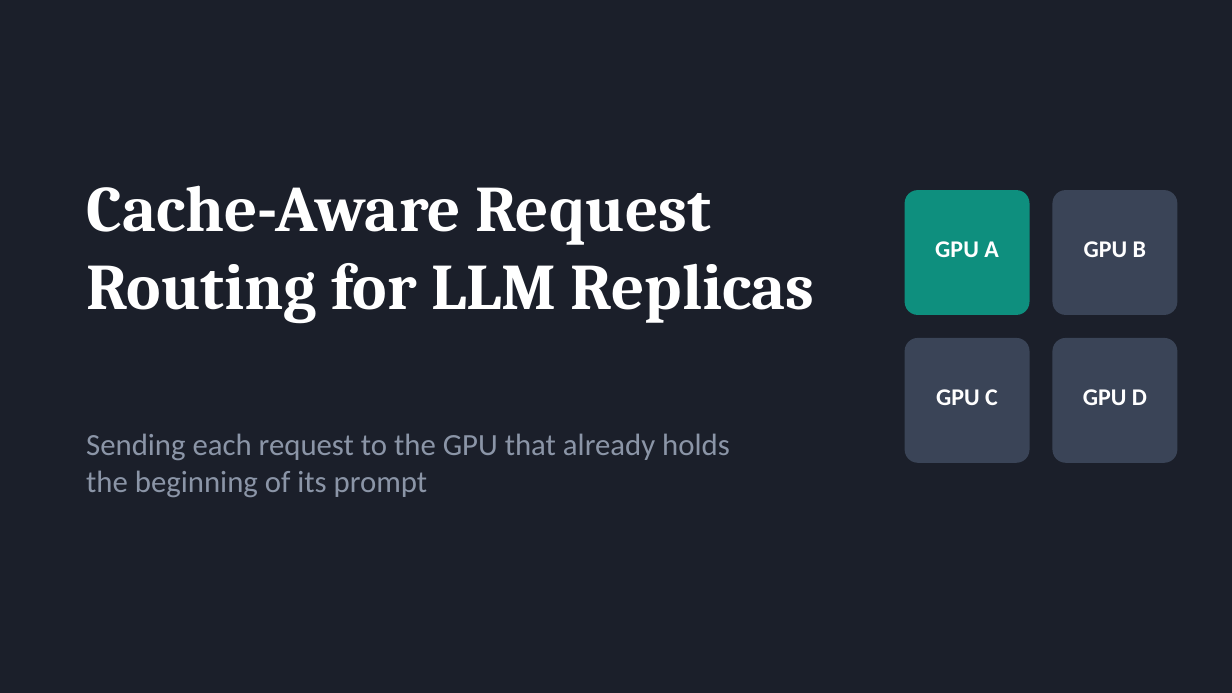
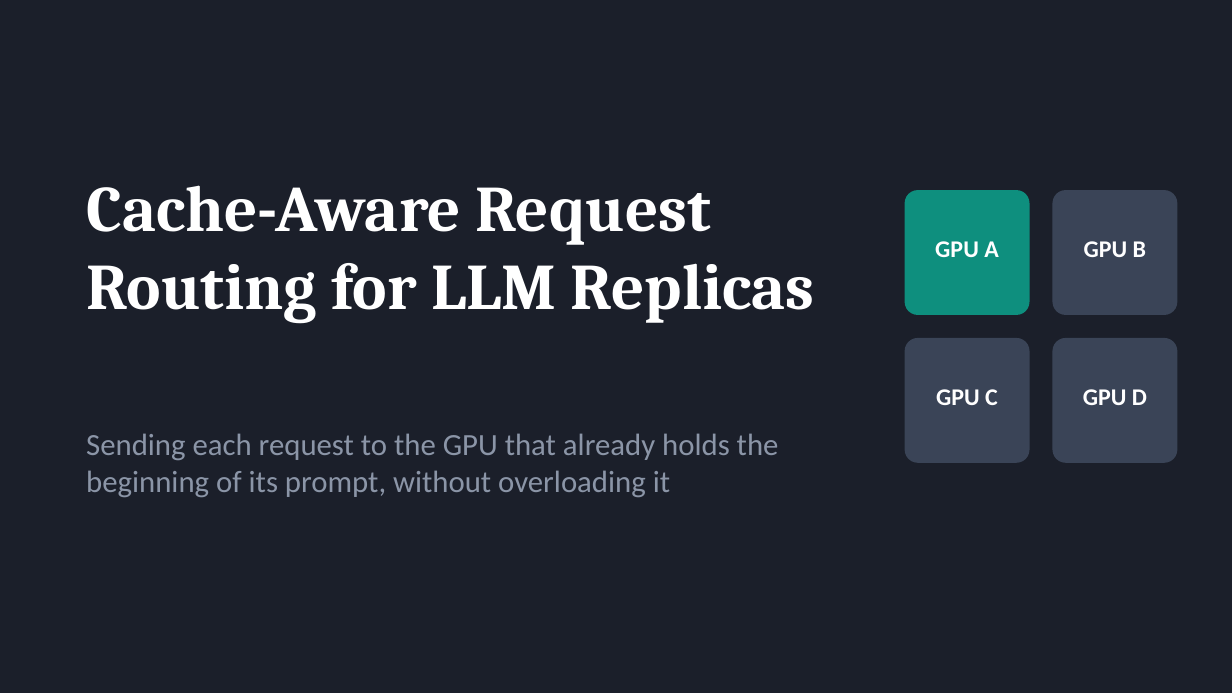
Before and after one commit to Akshataram/distrouter, a slide deck: slide 1 of docs/presentation/SwiftServe_Presentation.pptx. Drawn at 1232x693 pixels with LibreOffice and Linux fonts; fonts in the diff are those of the drawing. Boxes give left, top, right and bottom in pixels: in the first picture for what was removed or moved away, otherwise in the second. Text is boxed around its words. In the diff, an @@ line names an element or a change of style, - is before the commit and + after.

```diff
--- a/docs/presentation/SwiftServe_Presentation.pptx
+++ b/docs/presentation/SwiftServe_Presentation.pptx
@@ text at [86, 433, 779, 497]: text changed @@
-Sending each request to the GPU that already holds the beginning of its prompt
+Sending each request to the GPU that already holds the beginning of its prompt, without overloading it
```
Also in this commit, not shown: 10 other slides changed, 5 slides added, 1 slide removed, 4 other files.
